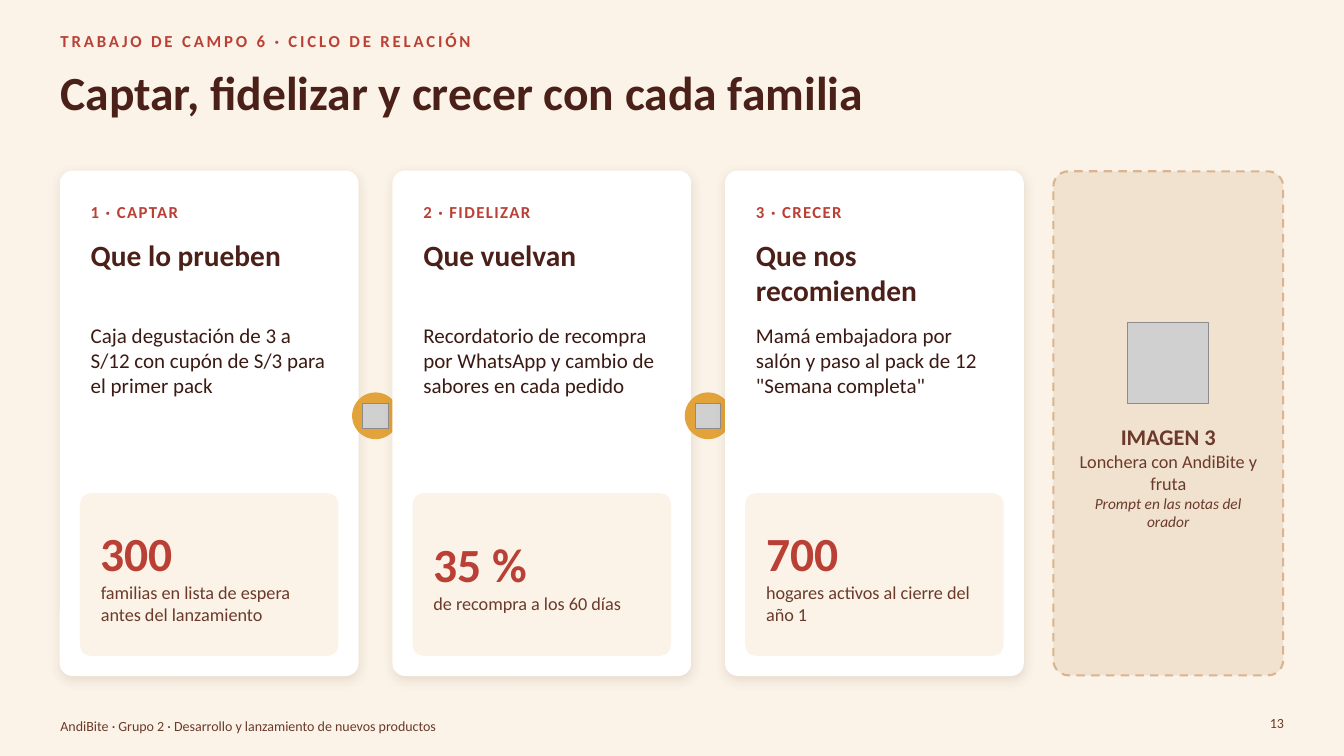
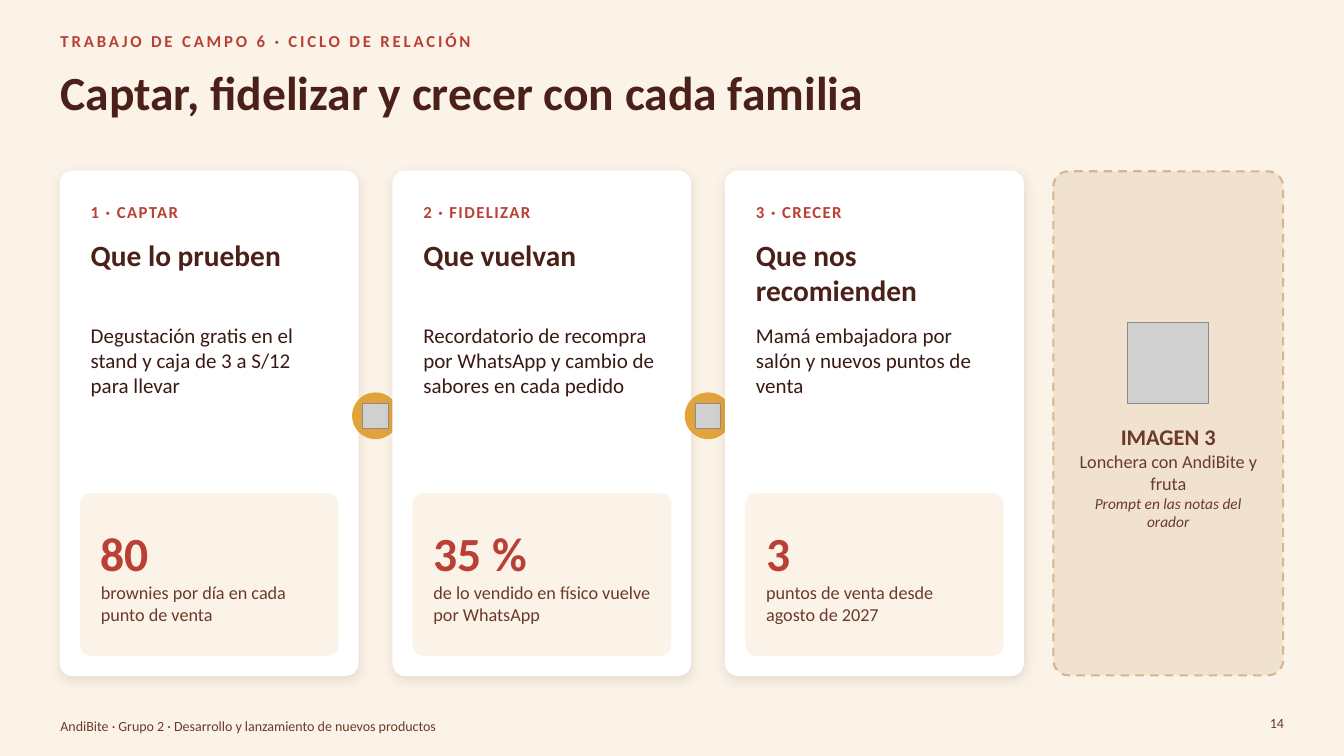
Before and after one commit to Darknow-web/Desarrollo-y-lanzamiento-de-producto-y-marca, a slide deck: slide 14 of 04-reformulacion/TC5-8/TC5-8-AndiBite.pptx (slide 13 before the commit). Drawn at 1344x756 pixels with LibreOffice and Linux fonts; fonts in the diff are those of the drawing; grey boxes stand for pictures; background and template pictures are left out. Boxes give left, top, right and bottom in pixels: in the first picture for what was removed or moved away, otherwise in the second. Text is boxed around its words. In the diff, an @@ line names an element or a change of style, - is before the commit and + after.

```diff
--- a/04-reformulacion/TC5-8/TC5-8-AndiBite.pptx
+++ b/04-reformulacion/TC5-8/TC5-8-AndiBite.pptx
@@ text at bbox=[91, 328, 293, 397]: text changed @@
-Caja degustación de 3 a S/12 con cupón de S/3 para el primer pack
+Degustación gratis en el stand y caja de 3 a S/12 para llevar
@@ text at bbox=[756, 328, 970, 393]: text changed @@
-Mamá embajadora por salón y paso al pack de 12 "Semana completa"
+Mamá embajadora por salón y nuevos puntos de venta
@@ text at bbox=[101, 538, 285, 624]: text changed @@
-300
-familias en lista de espera antes del lanzamiento
+80
+brownies por día en cada punto de venta
@@ text at bbox=[766, 540, 933, 624]: text changed @@
-700
-hogares activos al cierre del año 1
+3
+puntos de venta desde agosto de 2027
@@ text at bbox=[433, 586, 650, 624]: text changed @@
-de recompra a los 60 días
+de lo vendido en físico vuelve por WhatsApp
@@ page number at bbox=[1270, 719, 1284, 728]: text changed @@
-13
+14
```
Also in this commit, not shown: 18 other slides changed, 2 slides added, 3 other files.
